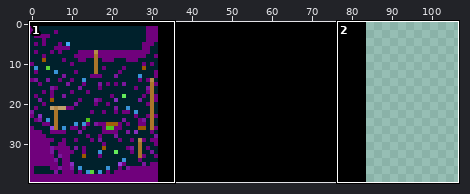
One commit to this sprite sheet: assets/levels/tilemap1.png. Above: a wide view before the commit, with the close-up outlined.
Close-up. Old version:
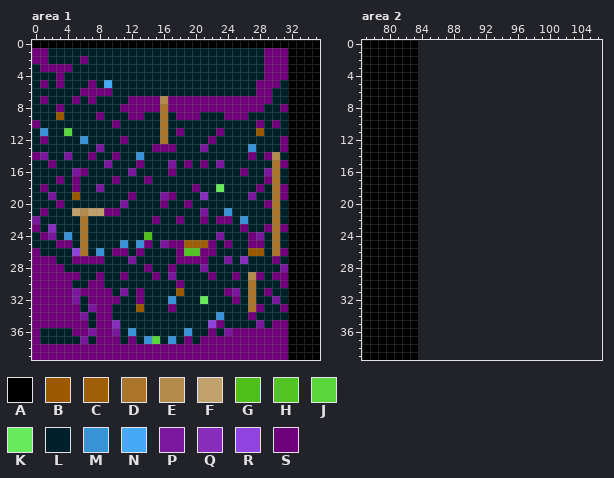
The file is 84x40 pixels. Shown: area 1: x 0..35, y 0..39; area 2: x 77..106, y 0..39. The old version is drawn lined up with the new one, on the new canvas.
Palette (. is transparent): A #000000  B #9c5900  C #9f5f09  D #aa752a  E #b58b4b  F #c0a16c  G #4fbf19  H #52c522  J #5ad53a  K #65eb5b  L #00212c  M #3993d7  N #44a9f8  P #7b179d  Q #862dbe  R #9143df  S #70017c
Pixels before, area 1, first column x 0:
 0 AAAAAAAAAAAAAAAAAAAAAAAAAAAAAAAAAAAA
 1 SSLLLLLLLLLLLLLLLLLLLLLLLLLLLSSSAAAA
 2 SSLLLLSLLLLLLLLLLLLLLLLLLLLLLSSSAAAA
 3 LSSSSLLLLLLLLLLLLLLLLLLLLLLLLSSSAAAA
 4 LLLSLLLLLLLLLLLLLLLLLLLLLLLLLSSSAAAA
 5 LSLSLLLSLNLLLLLLLLLLLLLLLLLLSSSLAAAA
 6 LLLLLLSSSSLLLLLLLLLLLLLLLLLLSSLLAAAA
 7 LSLLLSLSLLLLSSSSESSSSSSSSSSSSSLLAAAA
 8 LLLSLLLLLLLSSSSSDSSSSSSSSSSSSLLSAAAA
 9 LLLBLLLLSLLLSSLLDLSSSLLLSSSLLLLLAAAA
10 SLLLLLLLLLSLLLLLDLLLLLLLLLLLSLSLAAAA
11 LMLLJLLLLLLLLLLLDLSLLLLSLLLLBLLLAAAA
12 LSLLLLMLLLLSLLLLDLLLLLSLLLLLLLLSAAAA
13 LLLLLLLLPLLLLLLSSSLLLPLLLLLMLLLSAAAA
14 SPLLPLLSLLSLLMLLLLLLLLLLLLLSLSELAAAA
15 LLSLLLLLLPLLLSLLLPLSLSLPLLLLLLDSAAAA
16 LLLLLPSLLLLLPLLLLSLLLLLLLLSLLPDLAAAA
17 LLLSLSLLLLSLLLSLLLLLLLLLLLLLLSDLAAAA
18 LSLLLSLLPLLLLLLLLLLLSLLKLLLLSLDSAAAA
19 LLPLLBLLLLLLSLLLPSLLLQLLLLLPLLDSAAAA
20 LLLSLLLLLLLPLLLLSLLSLLLLLLLLLSDLAAAA
21 LSLLLFEFFSSLLLLLLLLLLPLLMLLLLLDLAAAA
22 PLLLLLDLLLLLLLLSLLSLLSLSSLMLLLDLAAAA
23 SLQLLLDLLLLLLLLLLLLLLLLLLLSLLSDSAAAA
24 LSPLMLDLLLLLLLGLLLLLLLLPLLLSPLDLAAAA
25 LLLSSLDLLLLMLMSLPSSCCCSLSLLSSLDLAAAA
26 SLLLLRDLMLSSLSLLLLSHHSSLLLLBBLDSAAAA
27 SSSLLSSSSLLLPLLLLLSSSSLLPLQLLLSLAAAA
28 SSSSLLLLLLLLLLSLLSLLLPLLLLLLLLLPAAAA
29 SSSSSSLLSLLSLLLSLPLLLLSLLSLESLSSAAAA
30 SSSSSLLSSLLLLLLLLLSLLLLLLLLDLLLSAAAA
31 SSSSSPSSSSLPLSLLLLBLLLLLSPLDLSLLAAAA
32 SSSSSPLSSSSLLSLLLMLLLKLLLSLDLLPLAAAA
33 SSSSSSLPSSLLLBLLLSLLLLLLLLLDSLLSAAAA
34 SSSSSSPLSSLLLLLLLLLLLLLMLLLSLLLLAAAA
35 SSSSSSSLSSQLLLLLLLLLLLRSLLLLPLSSAAAA
36 SLLLLSSPSSPLMLLLLLLMLLSLPSSSSSSSAAAA
37 SLLLLLPLSSSLSLMJLMLSLSSSSSSSSSSSAAAA
38 SSSSSSSSSSSSSSSSSSSSSSSSSSSSSSSSAAAA
39 SSSSSSSSSSSSSSSSSSSSSSSSSSSSSSSSAAAA
Pixels before, area 2, first column x 77:
 0 AAAAAAA
 1 AAAAAAA
 2 AAAAAAA
 3 AAAAAAA
 4 AAAAAAA
 5 AAAAAAA
 6 AAAAAAA
 7 AAAAAAA
 8 AAAAAAA
 9 AAAAAAA
10 AAAAAAA
11 AAAAAAA
12 AAAAAAA
13 AAAAAAA
14 AAAAAAA
15 AAAAAAA
16 AAAAAAA
17 AAAAAAA
18 AAAAAAA
19 AAAAAAA
20 AAAAAAA
21 AAAAAAA
22 AAAAAAA
23 AAAAAAA
24 AAAAAAA
25 AAAAAAA
26 AAAAAAA
27 AAAAAAA
28 AAAAAAA
29 AAAAAAA
30 AAAAAAA
31 AAAAAAA
32 AAAAAAA
33 AAAAAAA
34 AAAAAAA
35 AAAAAAA
36 AAAAAAA
37 AAAAAAA
38 AAAAAAA
39 AAAAAAA
And afterwards:
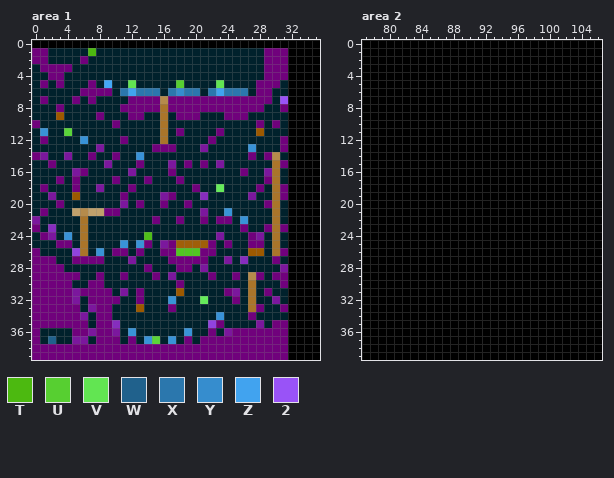
Colours new in this view: T #4cb910  U #57cf31  V #62e552  W #20618c  X #2b77ad  Y #368dce  Z #41a3ef  2 #9953f7
Diff:
canvas 84x40 -> 107x40
Changed rows in their new state; - is an unchanged pixel.
Area 1:
first column x 2:
 1 -----T------------------------
 4 S-----------------------------
 5 ----------V-----U----V--------
 6 ---------XZXXX-XYXX-XZXXX-----
 7 -----------------------------2
first column x 11:
17 -------S
18 -S------
19 SL------
20 --S-----
first column x 16:
25 --C-
26 SSH-
27 -S--
28 -LSS
first column x 2:
37 W--P
Area 2:
first column x 84:
 0 AAAAAAAAAAAAAAAAAAAAAAA
 1 AAAAAAAAAAAAAAAAAAAAAAA
 2 AAAAAAAAAAAAAAAAAAAAAAA
 3 AAAAAAAAAAAAAAAAAAAAAAA
 4 AAAAAAAAAAAAAAAAAAAAAAA
 5 AAAAAAAAAAAAAAAAAAAAAAA
 6 AAAAAAAAAAAAAAAAAAAAAAA
 7 AAAAAAAAAAAAAAAAAAAAAAA
 8 AAAAAAAAAAAAAAAAAAAAAAA
 9 AAAAAAAAAAAAAAAAAAAAAAA
10 AAAAAAAAAAAAAAAAAAAAAAA
11 AAAAAAAAAAAAAAAAAAAAAAA
12 AAAAAAAAAAAAAAAAAAAAAAA
13 AAAAAAAAAAAAAAAAAAAAAAA
14 AAAAAAAAAAAAAAAAAAAAAAA
15 AAAAAAAAAAAAAAAAAAAAAAA
16 AAAAAAAAAAAAAAAAAAAAAAA
17 AAAAAAAAAAAAAAAAAAAAAAA
18 AAAAAAAAAAAAAAAAAAAAAAA
19 AAAAAAAAAAAAAAAAAAAAAAA
20 AAAAAAAAAAAAAAAAAAAAAAA
21 AAAAAAAAAAAAAAAAAAAAAAA
22 AAAAAAAAAAAAAAAAAAAAAAA
23 AAAAAAAAAAAAAAAAAAAAAAA
24 AAAAAAAAAAAAAAAAAAAAAAA
25 AAAAAAAAAAAAAAAAAAAAAAA
26 AAAAAAAAAAAAAAAAAAAAAAA
27 AAAAAAAAAAAAAAAAAAAAAAA
28 AAAAAAAAAAAAAAAAAAAAAAA
29 AAAAAAAAAAAAAAAAAAAAAAA
30 AAAAAAAAAAAAAAAAAAAAAAA
31 AAAAAAAAAAAAAAAAAAAAAAA
32 AAAAAAAAAAAAAAAAAAAAAAA
33 AAAAAAAAAAAAAAAAAAAAAAA
34 AAAAAAAAAAAAAAAAAAAAAAA
35 AAAAAAAAAAAAAAAAAAAAAAA
36 AAAAAAAAAAAAAAAAAAAAAAA
37 AAAAAAAAAAAAAAAAAAAAAAA
38 AAAAAAAAAAAAAAAAAAAAAAA
39 AAAAAAAAAAAAAAAAAAAAAAA
